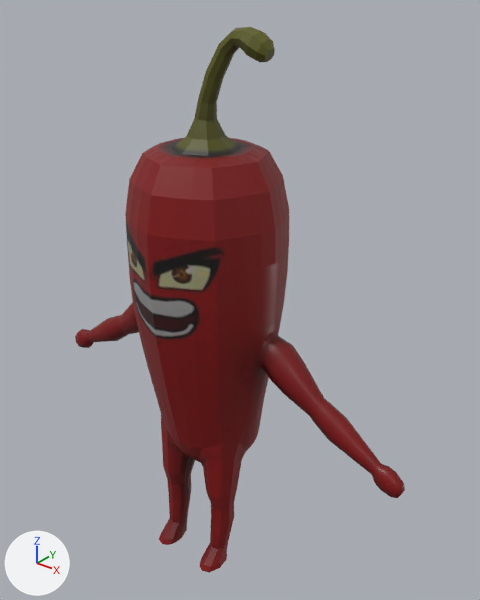
A saved change to the COLLADA model SpicyHero/Game.scnassets/character/jumpingImpulse.dae.
Camera for both pictures: a 50 mm lens placed at (5.95, -6.7, 8.89), pointed at (0.27, 0.4, 4.49). Arrows for +X, +Y and +Z are at lower left; the lights stay in place. Where no turn or scale is listed for an object, it has been applied to the vertices.
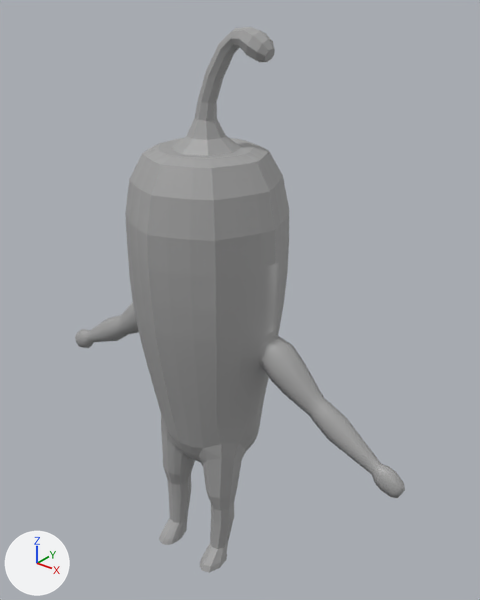
What differs and where, as boxes [x1, y1, x2, y2] in the pictures (480 x 600 px):
'Circle', surface changed (red to grey): [75, 27, 405, 573] in both

Patch to the scene script:
```diff
--- a/SpicyHero/Game.scnassets/character/jumpingImpulse.dae.py
+++ b/SpicyHero/Game.scnassets/character/jumpingImpulse.dae.py
@@ mat_material_001 @@
 mat_material_001 = principled_material('Material_001')
-mat_material_001.texture = img_pepper_jpg
+mat_material_001.base_color = (0.367, 0.367, 0.367)  # grey #a3a3a3
 mat_material_001.roughness = 0.44
```
